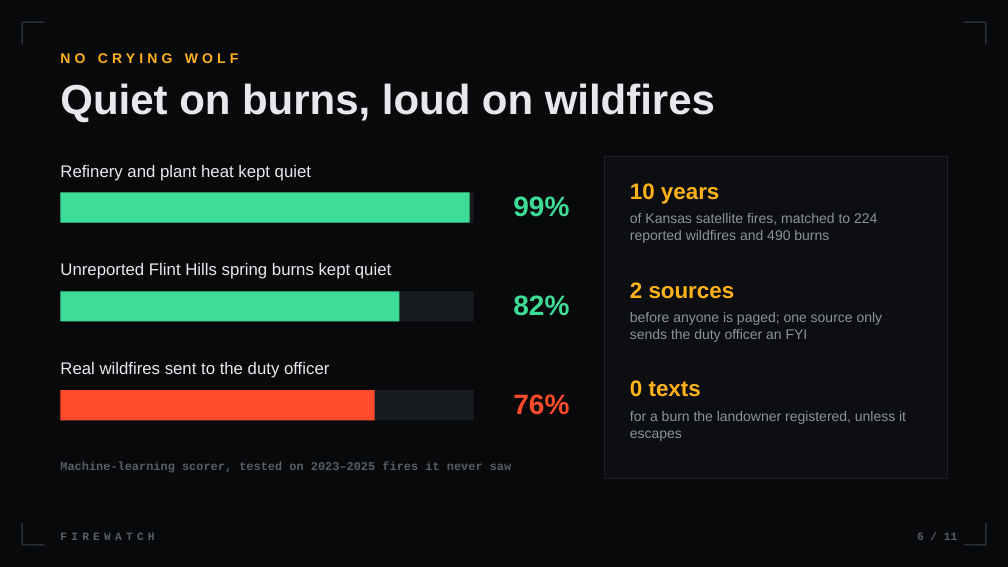
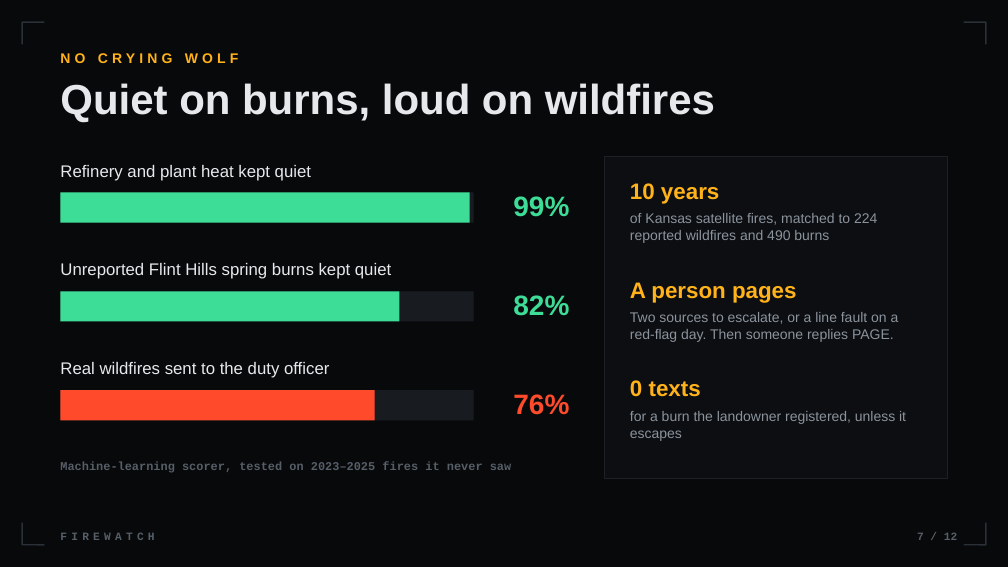
Before and after one commit to isaksmith/Firewatch, a slide deck: slide 7 of docs/pitch/Firewatch-Pitch.pptx (slide 6 before the commit). Drawn at 1008x567 pixels with LibreOffice and Linux fonts; fonts in the diff are those of the drawing. Boxes give left, top, right and bottom in pixels: in the first picture for what was removed or moved away, otherwise in the second. Text is boxed around its words. In the diff, an @@ line names an element or a change of style, - is before the commit and + after.

```diff
--- a/docs/pitch/Firewatch-Pitch.pptx
+++ b/docs/pitch/Firewatch-Pitch.pptx
@@ text at bbox=[630, 282, 797, 303]: text changed @@
-2 sources
+A person pages
@@ text at bbox=[630, 312, 899, 342]: text changed @@
-before anyone is paged; one source only sends the duty officer an FYI
+Two sources to escalate, or a line fault on a red-flag day. Then someone replies PAGE.
@@ text at bbox=[917, 533, 957, 540]: text changed @@
-6 / 11
+7 / 12
```
Also in this commit, not shown: 9 other slides changed, 1 slide added, 3 other files.
